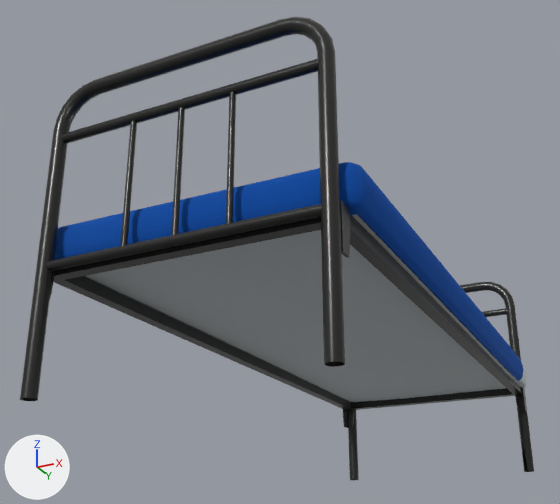
An edit to the FBX model Assets/CovidEra/Bed.fbx, drawn before and after from the same camera.
Camera for both pictures: a 50 mm camera at (-0.474, -0.539, 0.549) aimed at (-1.438, 1.388, 1.416). The axes (+X, +Y, +Z) are drawn at lower left. The lights are the same throughout.

In view in the first picture: 'BedFrame', 'Mattress'.
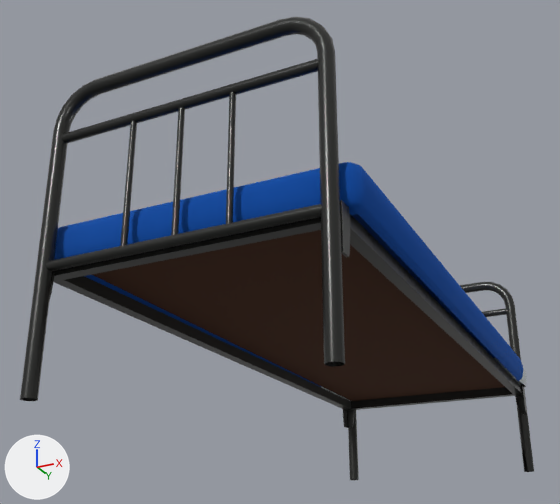
Where the newer file only moved an object's origin or applied its transform, the numbers keep the older frame.

Scene script edits in JSON lines:
```json
{"block": "me_mesh_008", "where": "# used by ob_mattress; location = (-1.297, 1.566, 1.208)"}
{"op": "remove", "block": "me_mesh_008", "code": "me_mesh_008.from_pydata(...)  # 266 vertices, 240 faces; spans x -0.38..0.38, y -0.89..0.86, z -0.06..0.06"}
{"op": "add", "block": "me_mesh_008", "code": "me_mesh_008.from_pydata(...)  # 245 vertices, 216 faces; spans x -0.38..0.38, y -0.89..0.86, z -0.06..0.06"}
{"block": "me_mesh_008", "change": "me_mesh_008 part 2"}
{"block": "me_mesh_008", "change": "21 vertices are removed from x -0.36..0.36, y -0.86..0.83, z -0.06..-0.04"}
{"block": "me_mesh_008", "change": "28 faces are deleted"}
{"block": "me_mesh_008", "change": "4 new faces join them"}
{"block": "me_mesh_013", "where": "# used by ob_bedframe; location = (-1.3, 1.541, 1.248)"}
{"block": "me_mesh_013", "where": "# verts and faces of me_mesh_013; kept vertices keep their numbers, new ones are numbered from 560"}
{"op": "remove", "block": "me_mesh_013", "code": "me_mesh_013.from_pydata(...)  # 560 vertices, 444 faces; spans x -0.36..0.36, y -0.91..0.92, z -0.39..0.35"}
{"op": "add", "block": "me_mesh_013", "code": "me_mesh_013.from_pydata(...)  # 568 vertices, 450 faces; spans x -0.36..0.36, y -0.91..0.92, z -0.39..0.35"}
{"block": "me_mesh_013", "change": "me_mesh_013 part 1"}
{"op": "add", "block": "me_mesh_013", "code": "verts[560] = (0.32, 0.88, -0.09)"}
{"op": "add", "block": "me_mesh_013", "code": "verts[561] = (-0.32, 0.88, -0.08)"}
{"op": "add", "block": "me_mesh_013", "code": "verts[562] = (-0.32, 0.88, -0.08)"}
{"op": "add", "block": "me_mesh_013", "code": "verts[563] = (0.32, 0.88, -0.08)"}
{"op": "add", "block": "me_mesh_013", "code": "verts[564] = (-0.32, -0.86, -0.07)  # pixel (64, 258)"}
{"op": "add", "block": "me_mesh_013", "code": "verts[565] = (0.32, -0.86, -0.08)"}
{"op": "add", "block": "me_mesh_013", "code": "verts[566] = (-0.32, -0.86, -0.08)"}
{"op": "add", "block": "me_mesh_013", "code": "verts[567] = (0.32, -0.86, -0.08)"}
{"op": "add", "block": "me_mesh_013", "code": "faces += [(562, 563, 565, 564), (560, 563, 562, 561), (560, 561, 566, 567), (564, 565, 567, 566), (561, 562, 564, 566), (560, 567, 565, 563)]  # mat_rough (picture img_imphenziapalette01_png)"}
{"op": "add", "block": "me_mesh_013", "code": "me_mesh_013.materials.append(mat_rough)  # picture img_imphenziapalette01_png"}
```

Pixel boxes [x1, y1, x2, y2] of what changed, in the pictures (560 x 504 px):
```json
{"object": "Mattress", "change": "reshaped", "before": [54, 162, 527, 402], "after": [54, 162, 527, 401]}
{"part": 1, "of": "me_mesh_013", "change": "added", "after": [92, 230, 505, 401], "on screen": "black"}
{"part": 2, "of": "me_mesh_008", "change": "cut back", "before": [85, 211, 526, 402], "after": [350, 204, 363, 215]}
```
